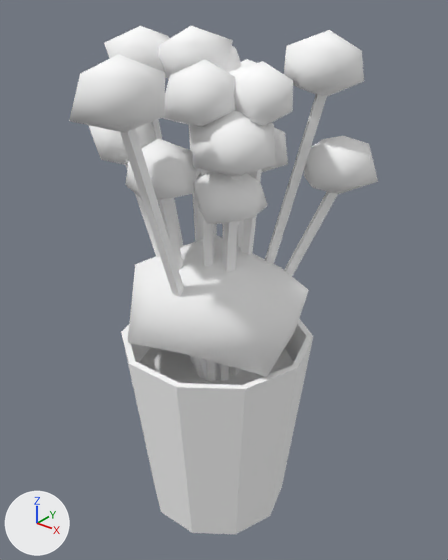
A saved change to the glTF model games/yorimichi/assets/belmonte/meshes/SM_BM_BP_FlowerBucket.glb.
Camera for both pictures: a 50 mm lens placed at (0.513, -0.624, 0.782), pointed at (0.01, 0.006, 0.391). Every picture has the same lights, and +X, +Y and +Z are marked at lower left. The older version comes first. Vertices at exactly the same position are counted once.

Names of what the first picture shows: 'SM_BM_BP_FlowerBucket'.
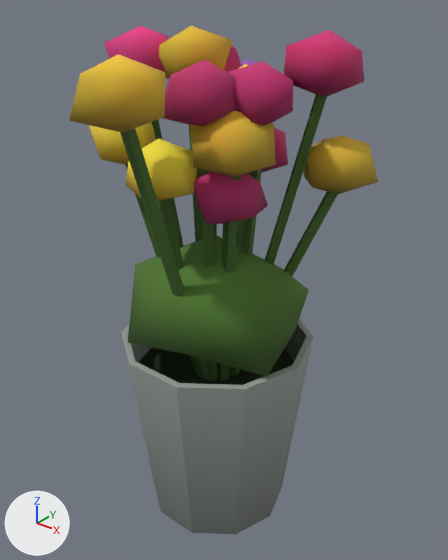
The edits, one by one:
me_sm_bp_flowerbucket has 367 vertices, 578 faces and spans x -0.16..0.168, y -0.221..0.19, z 0.0..0.728.
me_sm_bp_flowerbucket is used by ob_sm_bm_bp_flowerbucket; location (0.0, 0.0, 0.0).
me_sm_bp_flowerbucket part 1: 248 faces centred in x -0.124..0.128, y -0.169..0.136, z 0.127..0.668 are repainted in the vertex colours; the middle colour goes from white #ffffff to dark green #426629.
me_sm_bp_flowerbucket part 2: 126 faces centred in x -0.149..0.165, y -0.214..0.148, z 0.536..0.716 are repainted in the vertex colours; the middle colour goes from white #ffffff to yellow #cfac30.
me_sm_bp_flowerbucket part 3: 134 faces centred in x -0.152..0.152, y -0.092..0.16, z 0.509..0.714 are repainted in the vertex colours; the middle colour goes from white #ffffff to pink #b12f67.
me_sm_bp_flowerbucket part 4: 70 faces centred in x -0.13..0.13, y -0.135..0.179, z 0.1..0.666 are repainted in the vertex colours; the middle colour goes from white #ffffff to grey #939994.

Location of each change, [x1, y1, x2, y2] in pixels of the pictures (448 x 560 px):
part 1 of me_sm_bp_flowerbucket, recoloured (white to dark green)
    both: [120, 74, 338, 385]
part 2 of me_sm_bp_flowerbucket, recoloured (white to yellow)
    both: [69, 26, 378, 201]
part 3 of me_sm_bp_flowerbucket, recoloured (white to pink)
    both: [104, 26, 376, 224]
part 4 of me_sm_bp_flowerbucket, recoloured (white to grey)
    both: [121, 59, 313, 534]
